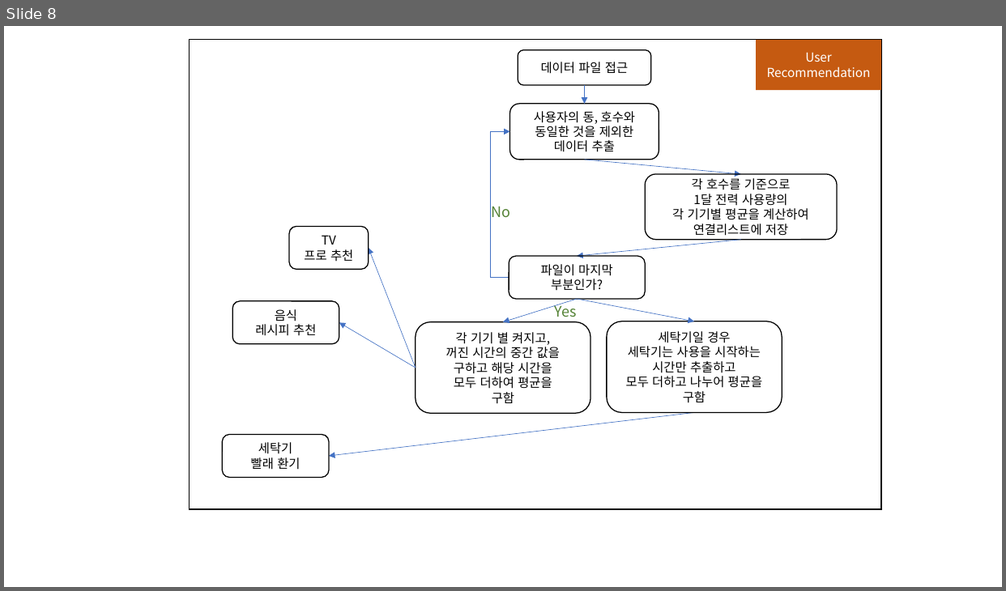
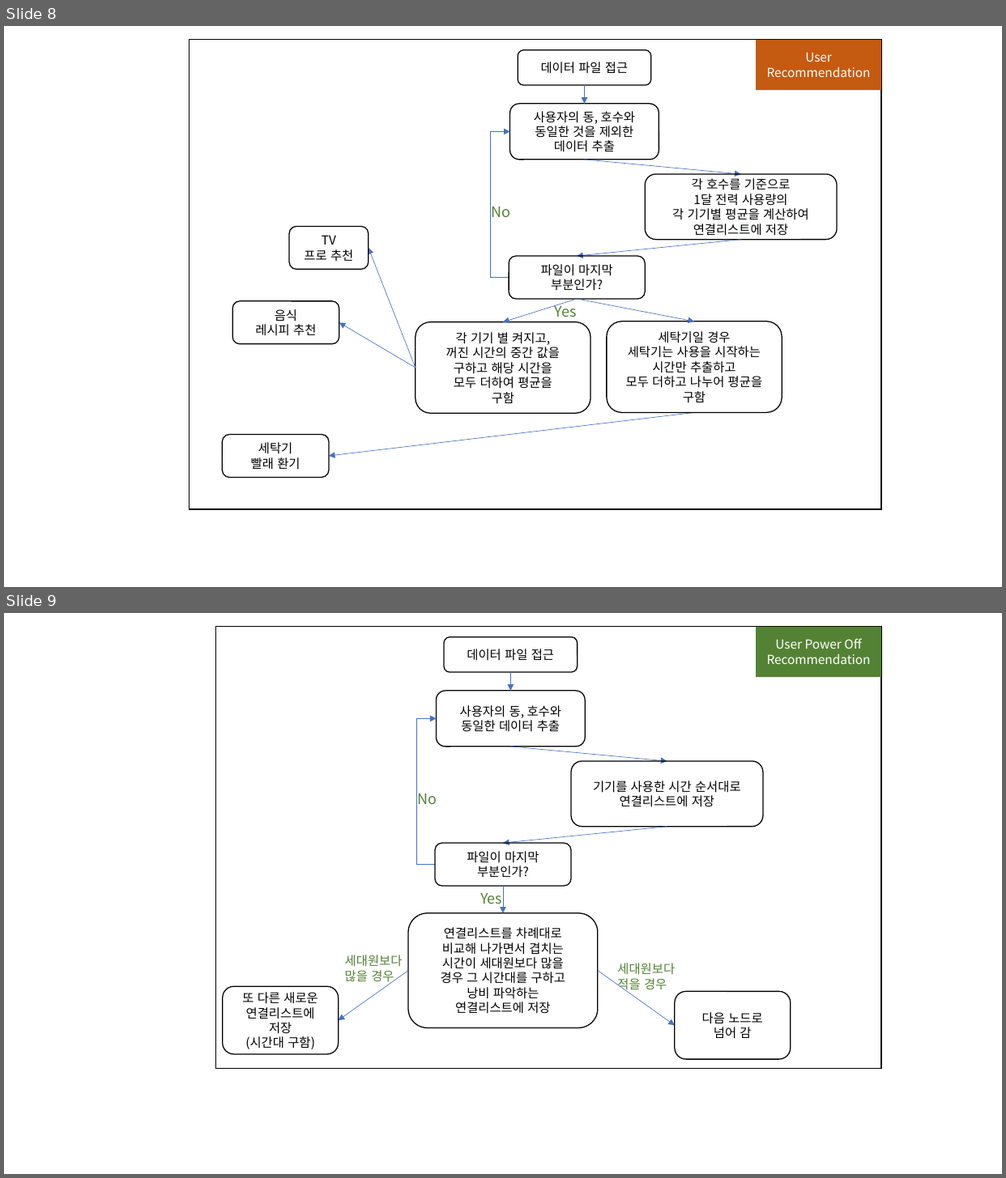
Before and after one commit to skywings-kor/SMU-CODE, a slide deck: 2022년-1학기/2022년-1C(PBL)자료/자율프로젝트(스마트홈-Data Analyze)/IOT_DataAnalyze_상세개발사항.pptx. Shown one above the other, each under a label of ours: slide 8 before the commit, slides 8 and 9 after it. The pictures are 1006x591 and 1006x1178 pixels, drawn with LibreOffice and Linux fonts; fonts in the diff are those of the drawing. Boxes give left, top, right and bottom in pixels: in the first picture for what was removed or moved away, otherwise in the second. Text is boxed around its words. In the diff, an @@ line names an element or a change of style, - is before the commit and + after.

```diff
--- a/2022년-1학기/2022년-1C(PBL)자료/자율프로젝트(스마트홈-Data Analyze)/IOT_DataAnalyze_상세개발사항.pptx
+++ b/2022년-1학기/2022년-1C(PBL)자료/자율프로젝트(스마트홈-Data Analyze)/IOT_DataAnalyze_상세개발사항.pptx
@@ slide 9 added at box(4, 613, 1002, 1174), background #FFFFFF @@
@@ rectangle added at box(216, 627, 881, 1069), outline #000000 1 pt @@
@@ rectangle added at box(756, 627, 882, 677), fill #548235, 12 pt, text #FFFFFF @@
+User Power Off
+Recommendation
@@ rounded rectangle added at box(444, 637, 577, 672), outline #000000 1 pt, 12 pt, text #000000 @@
+데이터 파일 접근
@@ arrow added from (511, 672) to (511, 691), #4472C4 0.5 pt @@
@@ rounded rectangle added at box(436, 691, 585, 747), outline #000000 1 pt, 12 pt, text #000000 @@
+사용자의 동, 호수와
+동일한 데이터 추출
@@ elbow arrow added from (435, 865) to (436, 718), #4472C4 0.5 pt @@
@@ arrow added from (511, 747) to (667, 761), #4472C4 0.5 pt @@
@@ rounded rectangle added at box(572, 761, 763, 826), outline #000000 1 pt, 12 pt, text #000000 @@
+기기를 사용한 시간 순서대로
+연결리스트에 저장
@@ text added at box(418, 794, 437, 804), 14 pt, text #548235 @@
+No
@@ arrow added from (667, 826) to (503, 843), #4472C4 0.5 pt @@
@@ rounded rectangle added at box(435, 843, 572, 885), outline #000000 1 pt, 12 pt, text #000000 @@
+파일이 마지막
+부분인가?
@@ text added at box(480, 893, 502, 909), 14 pt, text #548235 @@
+Yes
@@ arrow added from (503, 886) to (503, 914), #4472C4 0.5 pt @@
@@ rounded rectangle added at box(408, 914, 598, 1028), outline #000000 1 pt, 12 pt, text #000000 @@
+연결리스트를 차례대로
+비교해 나가면서 겹치는
+시간이 세대원보다 많을
+경우 그 시간대를 구하고
+낭비 파악하는
+연결리스트에 저장
@@ arrow added from (408, 971) to (339, 1021), #4472C4 0.5 pt @@
@@ text added at box(345, 955, 403, 984), 12 pt, text #548235 @@
+세대원보다
+많을 경우
@@ arrow added from (598, 971) to (675, 1025), #4472C4 0.5 pt @@
@@ text added at box(617, 963, 675, 992), 12 pt, text #548235 @@
+세대원보다
+적을 경우
@@ rounded rectangle added at box(223, 986, 339, 1054), outline #000000 1 pt, 12 pt, text #000000 @@
+또 다른 새로운 연결리스트에
+저장
+(시간대 구함)
@@ rounded rectangle added at box(675, 992, 791, 1060), outline #000000 1 pt, 12 pt, text #000000 @@
+다음 노드로
+넘어 감
```
Also in this commit, not shown: 8 slides removed, 7 other files.
